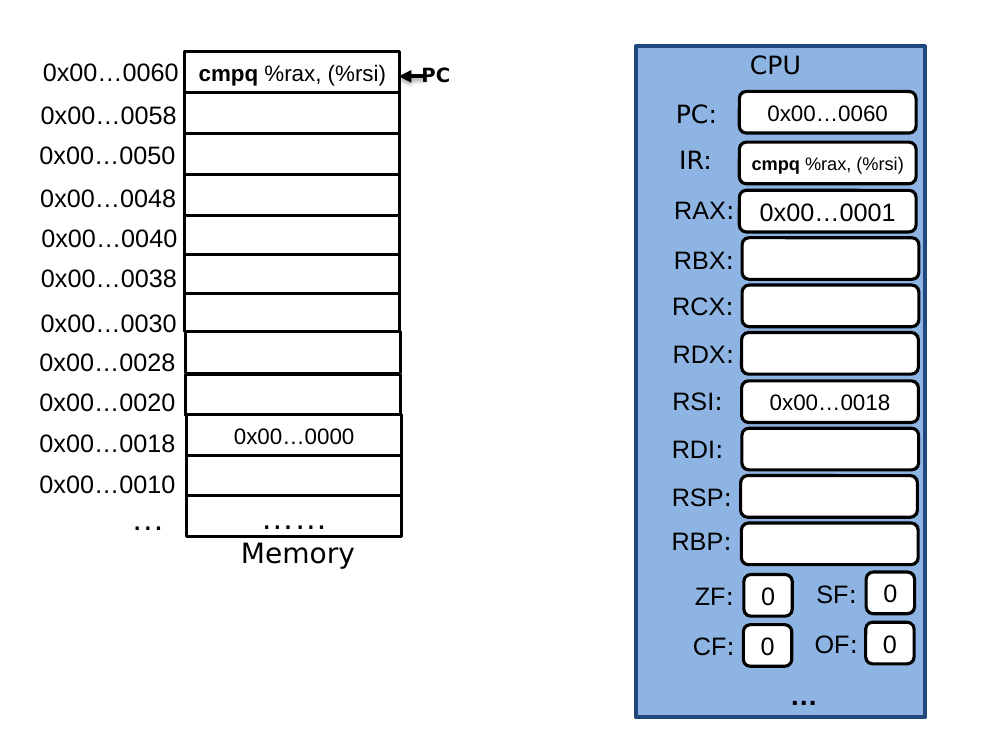
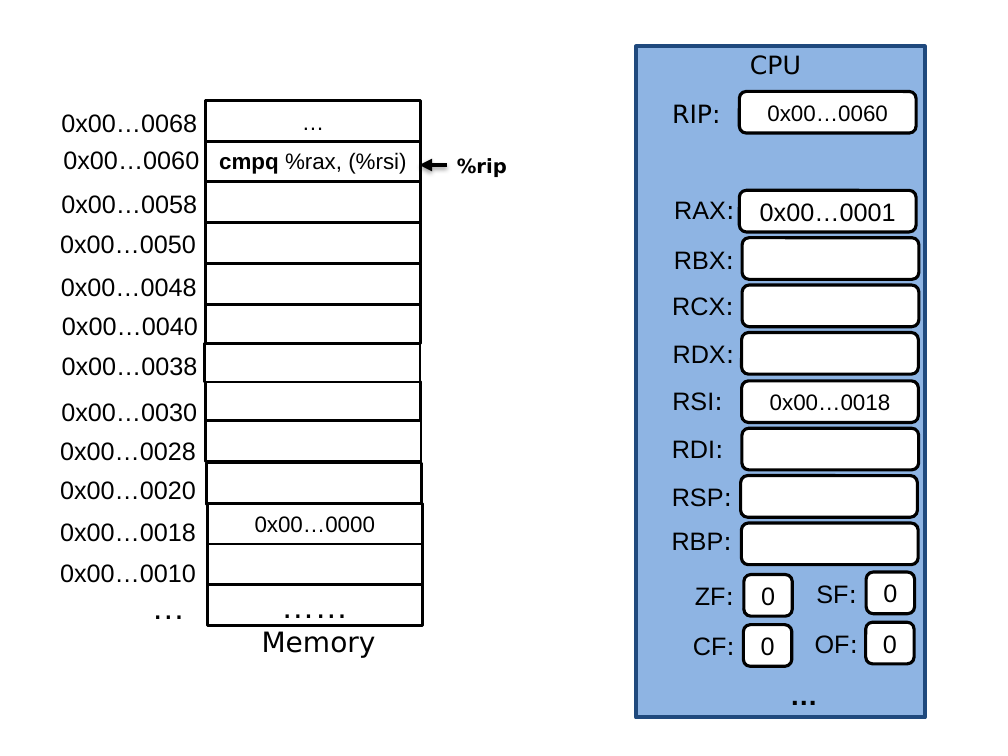
Before and after one commit to NYU-CSO/nyu-cso.github.io, a slide deck: slide 6 of notes/08-Machine_Control.pptx (slide 33 before the commit). Drawn at 1008x756 pixels with LibreOffice and Linux fonts; fonts in the diff are those of the drawing. Boxes give left, top, right and bottom in pixels: in the first picture for what was removed or moved away, otherwise in the second. Text is boxed around its words. In the diff, an @@ line names an element or a change of style, - is before the commit and + after.

```diff
--- a/notes/08-Machine_Control.pptx
+++ b/notes/08-Machine_Control.pptx
@@ text removed at (421, 67, 450, 83) @@
-PC
@@ text added at (61, 114, 197, 133), 18 pt, text #000000 @@
+0x00…0068
@@ text in rectangle at (206, 101, 420, 142): text added @@
+…
@@ text at (672, 104, 721, 123): text changed @@
-PC:
+RIP:
@@ rounded rectangle removed at (740, 142, 916, 183) @@
-cmpq %rax, (%rsi)
@@ text added at (457, 158, 507, 177), 14 pt, text #000000, bold @@
+%rip
@@ text removed at (679, 150, 712, 169) @@
-IR:
@@ 3 rectangles: place and size @@
-3 rectangles at (184, 174, 401, 497)
+3 rectangles at (206, 181, 421, 504)
@@ 5 rectangles: place and size @@
-5 rectangles at (184, 93, 400, 415)
+5 rectangles at (205, 101, 420, 421)
@@ rectangle: place and size @@
-rectangle at (184, 134, 399, 175)
+rectangle at (206, 420, 420, 462)
@@ text in rectangle at (208, 544, 422, 586): text removed @@
-……
@@ rectangle: place and size @@
-rectangle at (186, 496, 401, 537)
+rectangle at (208, 544, 422, 586)
@@ 13 texts, 2 rectangles, 1 arrow: place and size @@
-13 texts, 2 rectangles, 1 arrow at (39, 51, 426, 569)
+13 texts, 2 rectangles, 1 arrow at (60, 140, 447, 658)
@@ rectangle added at (208, 585, 422, 626), fill #FFFFFF, outline #000000 2 pt, 24 pt, text #000000 @@
+……
```
Also in this commit, not shown: 70 other slides changed, 3 slides added, 34 slides removed, 3 other files.
